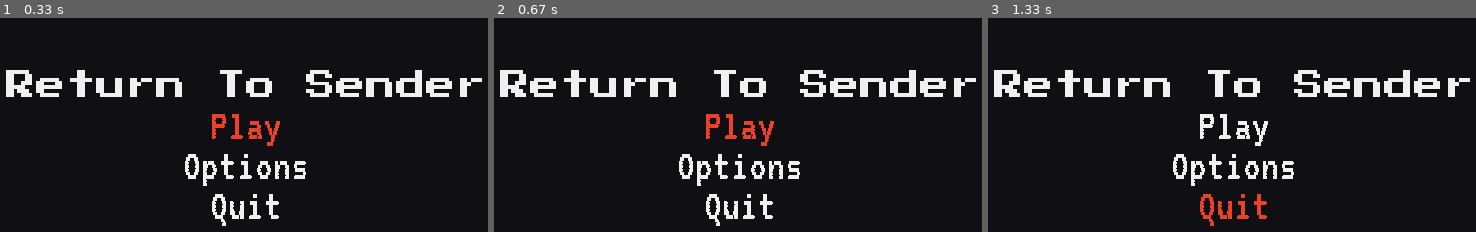
Above: before the commit, frames 1-3 (left to right).
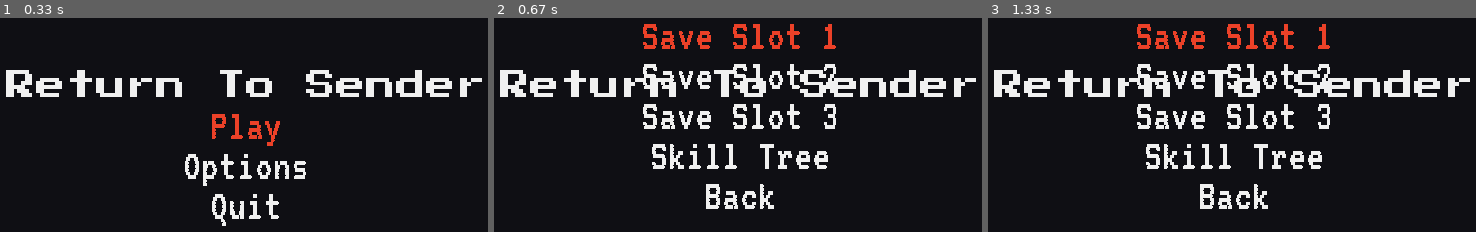
Above: after the commit, the same moments.

Repository: KDO1T/Return-To-Sender
Game: pygame game, started from main_menu.py
The game is run twice, just before and just after one commit, with the same random seed, the same clock (stepped at 60 frames per second) and the same inputs.
Inputs:
- Up to frame 1 (0.33 s): no input
- Up to frame 2 (0.67 s): tap Enter at 0.33 s
- Up to frame 3 (1.33 s): hold Enter 0.67-1.13 s; hold Up 0.67-1.13 s

Frame 1 is identical in both runs. In frame 2, 7.6% of the frame differs, in the area x 30-71%, y 2-98%; in frame 3, 7.8%.

Commit message:
added the play menu options (still static)

Diff:
--- a/main_menu.py
+++ b/main_menu.py
@@ -13,42 +13,60 @@
 
 clock = pygame.time.Clock()
 
-# --------------
-main_menu = ["Play", "Options", "Quit"]
-
-
 
 # fonts
 font_title = pygame.font.Font("fonts/Press_Start_2P/PressStart2P.ttf", 30)
 font_menu = pygame.font.Font("fonts/VT323/VT323.ttf", 45)
 
-option_text = font_menu.render("Play", False, (240, 240, 240))
+
 text = font_title.render("Return To Sender", False, (240, 240, 240))
 rect_text = text.get_rect()
 
 rect_text.center = (width/2, height/2)
 
-
+# text positioning
 start_y = 220
 spacing = 40
 
+play_start_y = 130
+play_spacing = 40
 
+# --------------
+main_menu = ["Play", "Options", "Quit"]
+play_menu = ["Save Slot 1", "Save Slot 2", "Save Slot 3", "Skill Tree", "Back"]
+
+play_selected = 0
 selected = 0
-
+current_state = "MAIN"
 
 while True:
     screen.fill((15, 15, 20))
-    for index, option in enumerate(main_menu):
-        y = start_y + (index * spacing)
 
-        if selected == index:
-            option_text =  font_menu.render(option, False, (235, 65, 40))
-        else:
-            option_text =  font_menu.render(option, False, (240, 240, 240))
+    if current_state == "MAIN":
+        for index, option in enumerate(main_menu):
+            y = start_y + (index * spacing)
 
-        option_rect = option_text.get_rect()
-        option_rect.center = (width/2, y)
-        screen.blit(option_text, option_rect)
+            if selected == index:
+                option_text =  font_menu.render(option, False, (235, 65, 40))
+            else:
+                option_text =  font_menu.render(option, False, (240, 240, 240))
+
+            option_rect = option_text.get_rect()
+            option_rect.center = (width/2, y)
+            screen.blit(option_text, option_rect)
+
+    elif current_state == "PLAY":
+        for index, option in enumerate(play_menu):
+            y = play_start_y + (index * play_spacing)
+
+            if play_selected == index:
+                option_text = font_menu.render(option, False, (235, 65, 40))
+            else:
+                option_text = font_menu.render(option, False, (240, 240, 240))
+
+            option_rect = option_text.get_rect()
+            option_rect.center = (width / 2, y)
+            screen.blit(option_text, option_rect)
 
     for event in pygame.event.get():
         if event.type == pygame.QUIT:
@@ -59,9 +77,12 @@
             if event.key == pygame.K_DOWN:
                 selected = (selected + 1) % len(main_menu)
 
-        elif event.type == pygame.KEYUP:
-            if event.key == pygame.K_UP:
+            elif event.key == pygame.K_UP:
                 selected = (selected - 1) % len(main_menu)
+
+            elif event.key == pygame.K_RETURN:
+                if main_menu[selected] == "Play":
+                    current_state = "PLAY"
 
     screen.blit(text, rect_text)
     pygame.display.update()
--- a/pygame_tutorial/testv2.py
+++ b/pygame_tutorial/testv2.py
@@ -1,31 +1,166 @@
 from sys import exit
-
 import pygame
 
 pygame.init()
 
-w, h = 640, 360
+# --- WINDOW CONFIGURATION ---
+width = 1280
+height = 720
+screen = pygame.display.set_mode((width, height))
+pygame.display.set_caption("Return To Sender")
+clock = pygame.time.Clock()
 
-screen = pygame.display.set_mode((w, h))
-pygame.display.set_caption("Return To Sender")
+# --- COLORS & FONTS ---
+bg_colour = (15, 15, 20)
+font_colour = (160, 160, 170)
+title_colour = (240, 240, 240)
+selected_colour = (235, 65, 40)
 
-clock = pygame.time.Clock()
-running = True
+font_title = pygame.font.SysFont("Georgia", 56, bold=True)
+font = pygame.font.SysFont("Arial", 28, bold=True)
 
-sky = pygame.image.load("pygame_tutorial/assets/Sky.png")
-ground = pygame.image.load("pygame_tutorial/assets/ground.png")
+# --- GAME STATE DATA ---
+current_state = "MAIN"
+main_options = ["Play", "Options", "Quit"]
+selected_main = 0
 
-text_test = pygame.font.SysFont("Fixedsys", 64, bold=True)
+play_options = ["Save Slot 1", "Save Slot 2", "Save Slot 3", "Skill Tree", "Back"]
+selected_play = 0
 
-text_surface = text_test.render("Return To Sender", False, "White")
 
-while running:
+# --- ACTION HANDLER ---
+def handle_action(option):
+    global current_state
+    if current_state == "MAIN":
+        if option == "Play":
+            current_state = "PLAY"
+        elif option == "Options":
+            print("[ACTION] Options Screen Placeholder")
+        elif option == "Quit":
+            pygame.quit()
+            exit()
+
+    elif current_state == "PLAY":
+        if option == "Back":
+            current_state = "MAIN"
+        elif "Save Slot" in option:
+            print(f"[ACTION] Loading {option}...")
+            current_state = "GAMEPLAY"  # Example: Switch to real gameplay!
+        elif option == "Skill Tree":
+            print("[ACTION] Skill Tree Opened")
+
+
+# --- STATE RENDER FUNCTIONS (Single Frame Only) ---
+def draw_main_menu():
+    title_surface = font_title.render("RETURN TO SENDER", True, title_colour)
+    screen.blit(title_surface, (80, 80))
+
+    start_y = 260
+    for index, option in enumerate(main_options):
+        if index == selected_main:
+            color = selected_colour
+            display_text = f"> {option}"
+        else:
+            color = font_colour
+            display_text = option
+
+        text_surface = font.render(display_text, True, color)
+        screen.blit(text_surface, (80, start_y + (index * 60)))
+
+
+def draw_play_menu():
+    title_surface = font_title.render("SELECT PROFILE", True, title_colour)
+    screen.blit(title_surface, (80, 60))
+
+    for i in range(3):
+        box_rect = pygame.Rect(80, 160 + (i * 110), 450, 90)
+        border_color = selected_colour if i == selected_play else (60, 60, 75)
+        text_color = selected_colour if i == selected_play else font_colour
+
+        pygame.draw.rect(screen, (30, 30, 40), box_rect, border_radius=8)
+        pygame.draw.rect(screen, border_color, box_rect, width=2, border_radius=8)
+
+        slot_title = font.render(f"Save Slot {i + 1}", True, text_color)
+        screen.blit(slot_title, (box_rect.x + 20, box_rect.y + 15))
+
+    bottom_options = [("Skill Tree", 3), ("Back", 4)]
+    for text, index in bottom_options:
+        color = selected_colour if selected_play == index else font_colour
+        display_text = f"> {text}" if selected_play == index else text
+        y_pos = 520 if text == "Skill Tree" else 580
+
+        text_surface = font.render(display_text, True, color)
+        screen.blit(text_surface, (80, y_pos))
+
+
+def draw_gameplay():
+    # Placeholder for when actual gameplay begins!
+    game_text = font_title.render("GAMEPLAY SCREEN", True, title_colour)
+    screen.blit(game_text, (80, 80))
+
+
+# --- SINGLE CENTRAL MAIN LOOP ---
+while True:
+    mouse_pos = pygame.mouse.get_pos()
+
+    # 1. EVENT HANDLING
     for event in pygame.event.get():
         if event.type == pygame.QUIT:
             pygame.quit()
             exit()
-    screen.blit(ground, (0, 300))
-    screen.blit(sky, (0, 0))
-    screen.blit(text_surface, (100, 150))
-            # render
+
+        elif event.type == pygame.MOUSEMOTION:
+            if current_state == "MAIN":
+                for index in range(len(main_options)):
+                    if pygame.Rect(80, 260 + (index * 60), 300, 40).collidepoint(mouse_pos):
+                        selected_main = index
+            elif current_state == "PLAY":
+                for i in range(3):
+                    if pygame.Rect(80, 160 + (i * 110), 450, 90).collidepoint(mouse_pos):
+                        selected_play = i
+                if pygame.Rect(80, 520, 300, 40).collidepoint(mouse_pos):
+                    selected_play = 3
+                elif pygame.Rect(80, 580, 300, 40).collidepoint(mouse_pos):
+                    selected_play = 4
+
+        elif event.type == pygame.MOUSEBUTTONDOWN and event.button == 1:
+            if current_state == "MAIN":
+                handle_action(main_options[selected_main])
+            elif current_state == "PLAY":
+                handle_action(play_options[selected_play])
+
+        elif event.type == pygame.KEYDOWN:
+            if current_state == "MAIN":
+                if event.key in (pygame.K_UP, pygame.K_w):
+                    selected_main = (selected_main - 1) % len(main_options)
+                elif event.key in (pygame.K_DOWN, pygame.K_s):
+                    selected_main = (selected_main + 1) % len(main_options)
+                elif event.key in (pygame.K_RETURN, pygame.K_SPACE):
+                    handle_action(main_options[selected_main])
+
+            elif current_state == "PLAY":
+                if event.key in (pygame.K_UP, pygame.K_w):
+                    selected_play = (selected_play - 1) % len(play_options)
+                elif event.key in (pygame.K_DOWN, pygame.K_s):
+                    selected_play = (selected_play + 1) % len(play_options)
+                elif event.key == pygame.K_ESCAPE:
+                    current_state = "MAIN"
+                elif event.key in (pygame.K_RETURN, pygame.K_SPACE):
+                    handle_action(play_options[selected_play])
+
+            elif current_state == "GAMEPLAY":
+                if event.key == pygame.K_ESCAPE:
+                    current_state = "MAIN"
+
+    # 2. RENDERING ROUTER
+    screen.fill(bg_colour)
+
+    if current_state == "MAIN":
+        draw_main_menu()
+    elif current_state == "PLAY":
+        draw_play_menu()
+    elif current_state == "GAMEPLAY":
+        draw_gameplay()
+
     pygame.display.update()
+    clock.tick(60)
